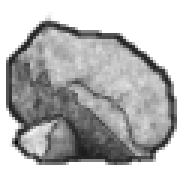
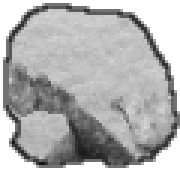
Before/after of a 180×180 layered artwork. What changed in the layer stack:
added layer "snow line" above "snow" over [3,3,180,168]
added layer "snow" above "line" over [9,6,171,162]
hid "line" over [6,12,177,168]
